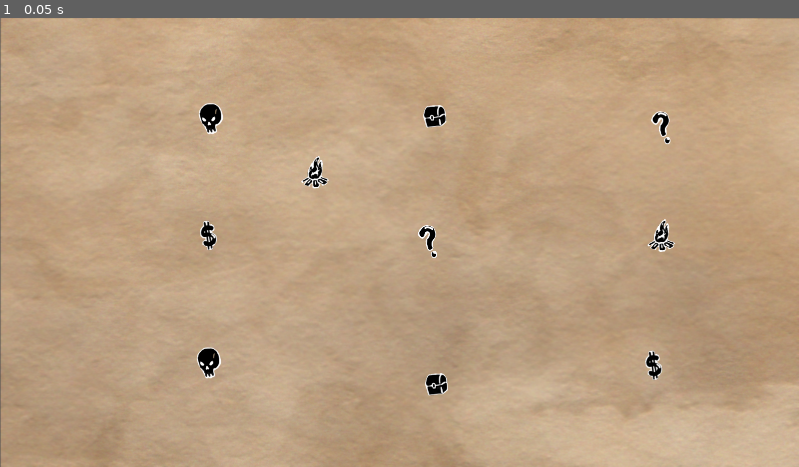
Above: before the commit, frame 1.
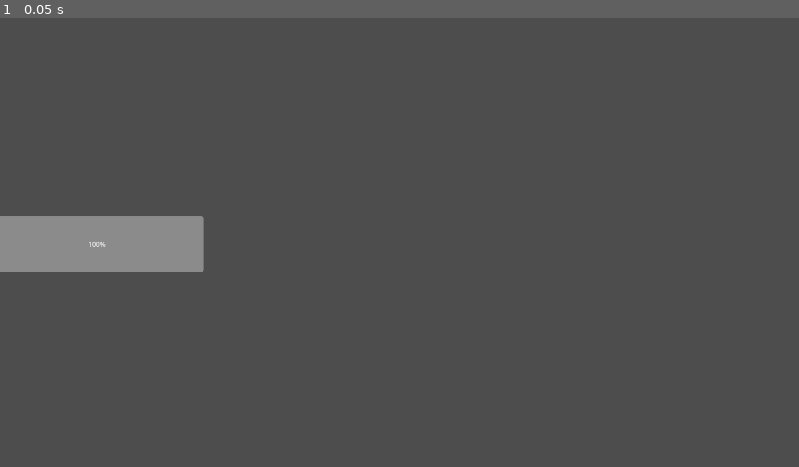
Above: after the commit, the same moment.

Repository: Samir-pmw/felpo_jam
Game: Godot game, scene res://scenes/combatui/combat_ui.tscn
Same seed, same stepped clock (60 frames per second), same inputs: the game is played once before the commit and once after it. Before the commit the project starts from res://scenes/map/map.tscn.
Inputs:
- Up to frame 1 (0.05 s): no input

The runs differ from the first frame. In frame 1, 100% of the frame differs, in the area x 0-100%, y 0-100%.

Commit message:
script UI de combate

Diff:
--- a/source/project.godot
+++ b/source/project.godot
@@ -11,7 +11,7 @@
 [application]
 
 config/name="source"
-run/main_scene="uid://xgc8e6a4uuej"
+run/main_scene="uid://bs6hbtghkg2al"
 config/features=PackedStringArray("4.6", "Mobile")
 config/icon="res://icon.svg"
 
--- /dev/null
+++ b/source/scenes/combatui/ability_button.tscn
@@ -0,0 +1,26 @@
+[gd_scene format=3 uid="uid://cgy13mo7fvgve"]
+
+[ext_resource type="Script" uid="uid://bxx34uh6rp37y" path="res://scripts/combat/combatUI/ability_button.gd" id="1_mm0k6"]
+
+[node name="AbilityButton" type="Button" unique_id=575488070]
+script = ExtResource("1_mm0k6")
+
+[node name="HBoxContainer" type="HBoxContainer" parent="." unique_id=186789877]
+layout_mode = 0
+offset_right = 40.0
+offset_bottom = 40.0
+
+[node name="NameLabel" type="Label" parent="HBoxContainer" unique_id=965689706]
+layout_mode = 2
+
+[node name="DmgLabel" type="Label" parent="HBoxContainer" unique_id=260455246]
+layout_mode = 2
+
+[node name="RangeLabel" type="Label" parent="HBoxContainer" unique_id=975049504]
+layout_mode = 2
+
+[node name="TypeLabel" type="Label" parent="HBoxContainer" unique_id=608271859]
+layout_mode = 2
+
+[node name="CostLabel" type="Label" parent="HBoxContainer" unique_id=2027618063]
+layout_mode = 2
--- /dev/null
+++ b/source/scenes/combatui/combat_ui.tscn
@@ -0,0 +1,51 @@
+[gd_scene format=3 uid="uid://bs6hbtghkg2al"]
+
+[ext_resource type="Script" uid="uid://1tjtm2ix6v0g" path="res://scripts/combat/combatUI/combat_ui.gd" id="1_atru4"]
+
+[node name="CombatUI" type="Control" unique_id=101891486]
+layout_mode = 3
+anchors_preset = 15
+anchor_right = 1.0
+anchor_bottom = 1.0
+offset_left = -77.0
+offset_top = -21.0
+offset_right = -77.0
+offset_bottom = -21.0
+grow_horizontal = 2
+grow_vertical = 2
+script = ExtResource("1_atru4")
+
+[node name="ManaBar" type="ProgressBar" parent="." unique_id=1478141380]
+layout_mode = 0
+offset_left = 53.0
+offset_top = 497.0
+offset_right = 566.0
+offset_bottom = 632.0
+max_value = 10.0
+
+[node name="InfoPanel" type="Panel" parent="." unique_id=1570149218]
+layout_mode = 0
+offset_left = 726.0
+offset_top = 115.0
+offset_right = 1286.0
+offset_bottom = 479.0
+
+[node name="VBoxContainer" type="VBoxContainer" parent="InfoPanel" unique_id=1521620579]
+layout_mode = 0
+offset_right = 274.0
+offset_bottom = 245.0
+
+[node name="JobNameLabel" type="Label" parent="InfoPanel/VBoxContainer" unique_id=764464143]
+layout_mode = 2
+
+[node name="StatsHBox" type="HBoxContainer" parent="InfoPanel/VBoxContainer" unique_id=1386993547]
+layout_mode = 2
+
+[node name="HPLabel" type="Label" parent="InfoPanel/VBoxContainer/StatsHBox" unique_id=1986680951]
+layout_mode = 2
+
+[node name="MoveLabel" type="Label" parent="InfoPanel/VBoxContainer/StatsHBox" unique_id=1462176860]
+layout_mode = 2
+
+[node name="AbilityList" type="VBoxContainer" parent="InfoPanel/VBoxContainer" unique_id=1619615171]
+layout_mode = 2
--- /dev/null
+++ b/source/scripts/combat/combatUI/ability_button.gd
@@ -0,0 +1,11 @@
+extends Button
+
+func setup(ability: AbilityData):
+	$HBoxContainer/NameLabel.text = ability.name
+	$HBoxContainer/DmgLabel.text = "Dano: " + str(ability.damage)
+	$HBoxContainer/RangeLabel.text = "Alcance: " + str(ability.ability_range)
+
+	var tipo_texto = AbilityData.DamageType.keys()[ability.damage_type]
+	$HBoxContainer/TypeLabel.text = "Tipo: " + tipo_texto
+
+	$HBoxContainer/CostLabel.text = "Custo: " + str(ability.cost) + " MP"
--- /dev/null
+++ b/source/scripts/combat/combatUI/combat_ui.gd
@@ -0,0 +1,29 @@
+extends Control
+
+@export var ability_button_scene = preload("res://scenes/combatui/ability_button.tscn")
+
+@onready var mana_bar = $ManaBar
+@onready var info_panel = $InfoPanel
+@onready var job_label = $InfoPanel/VBoxContainer/JobNameLabel
+@onready var hp_label = $InfoPanel/VBoxContainer/StatsHBox/HPLabel
+@onready var move_label = $InfoPanel/VBoxContainer/StatsHBox/MoveLabel
+@onready var ability_list = $InfoPanel/VBoxContainer/AbilityList
+
+func _ready():
+	mana_bar.value = 10
+	info_panel.visible = false
+
+func atualizar_painel_personagem(unit: UnitData):
+	info_panel.visible = true
+
+	job_label.text = unit.job_name
+	hp_label.text = "HP: " + str(unit.max_hp)
+	move_label.text = "Move: " + str(unit.move_range)
+
+	for child in ability_list.get_children():
+		child.queue_free()
+
+	for ability in unit.abilities:
+		var novo_botao = ability_button_scene.instantiate()
+		ability_list.add_child(novo_botao)
+		novo_botao.setup(ability)
Not shown, added: source/scripts/combat/combatUI/ability_button.gd.uid
Not shown, added: source/scripts/combat/combatUI/combat_ui.gd.uid
Not shown, added: enter
